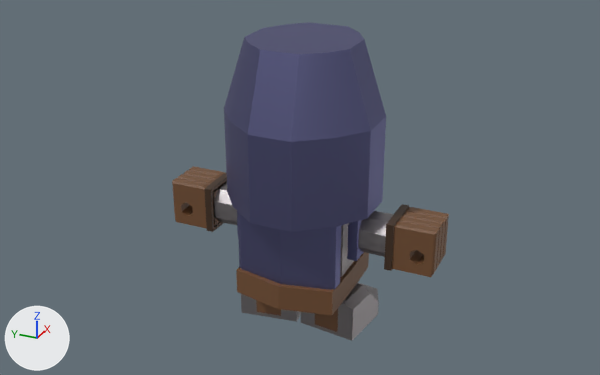
Renders of the FBX model Match Three/Assets/Models/Knight.fbx from each side of a commit.
Rendered twice from a camera (50 mm lens) standing at (-1.517, -0.671, 0.883) and looking at (0.053, 0.035, 0.098). Lighting does not change. The marker at lower left points along +X, +Y and +Z. Vertices at the same position are counted once.
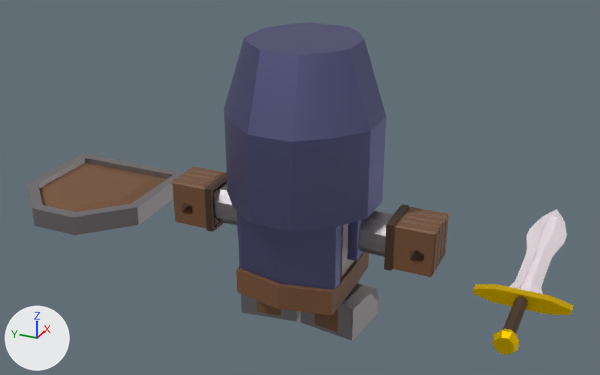
What differs and where, as boxes [x1, y1, x2, y2] in the pictures (600 x 375 px):
'Cube.010', reshaped (97% wider)
    before: [172, 22, 449, 341]
    after: [27, 22, 573, 355]
part 1 of me_cube_012, added
    after: [509, 209, 567, 294]
part 2 of me_cube_012, added
    after: [27, 153, 184, 235]
part 3 of me_cube_012, added (yellow)
    after: [473, 284, 573, 315]
part 4 of me_cube_012, added (yellow)
    after: [492, 296, 528, 355]

The change, as a list of edits to the scene's bpy script:
```text
Add mat_material_010:
    mat_material_010 = principled_material('Material.010')
    mat_material_010.base_color = (0.176, 0.0795, 0.0324)  # brown #745032
Add mat_material_008:
    mat_material_008 = principled_material('Material.008')
    mat_material_008.base_color = (1.0, 0.673, 0.0)  # yellow #ffd600
    mat_material_008.metallic = 1.0
    mat_material_008.roughness = 0.522
Add mat_material_009:
    mat_material_009 = principled_material('Material.009')
    mat_material_009.base_color = (0.326, 0.305, 0.314)  # grey #9b9698
    mat_material_009.metallic = 1.0
    mat_material_009.roughness = 0.508
Add mat_material_007:
    mat_material_007 = principled_material('Material.007')
    mat_material_007.base_color = (1.0, 0.934, 0.963)  # white #fff7fb
    mat_material_007.metallic = 1.0
    mat_material_007.roughness = 0.798
Add mat_material_006:
    mat_material_006 = principled_material('Material.006')
    mat_material_006.base_color = (0.0534, 0.0259, 0.0118)  # brown #412d1c
Change me_cube_012:
    used by ob_cube_010; location = (0.0, 0.0, 0.271); scale = (-0.188, -0.188, -0.188)
    remove me_cube_012.from_pydata(...)  # 1941 vertices, 1702 faces; spans x -0.96..0.9, y -1.66..1.66, z -1.0..2.52
    add me_cube_012.from_pydata(...)  # 2165 vertices, 1979 faces; spans x -1.89..1.33, y -3.91..3.15, z -1.0..2.52
    me_cube_012 part 1: a new loose piece of 123 vertices spanning x -1.89..0.38, y 2.39..2.9, z 1.31..1.42, in mat_material_007 (white #fff7fb)
    me_cube_012 part 2: a new loose piece of 66 vertices spanning x -0.87..0.87, y -3.91..-2.16, z 1.32..1.57
    me_cube_012 part 3: a new loose piece of 48 vertices spanning x 0.38..0.48, y 2.15..3.15, z 1.28..1.44, in mat_material_008 (yellow #ffd600)
    me_cube_012 part 4: a new loose piece of 48 vertices spanning x 0.48..1.33, y 2.52..2.77, z 1.24..1.49
    add me_cube_012.materials.append(mat_material_008)  # yellow #ffd600
    add me_cube_012.materials.append(mat_material_007)  # white #fff7fb
    add me_cube_012.materials.append(mat_material_006)  # brown #412d1c
    add me_cube_012.materials.append(mat_material_010)  # brown #745032
    add me_cube_012.materials.append(mat_material_009)  # grey #9b9698
```
